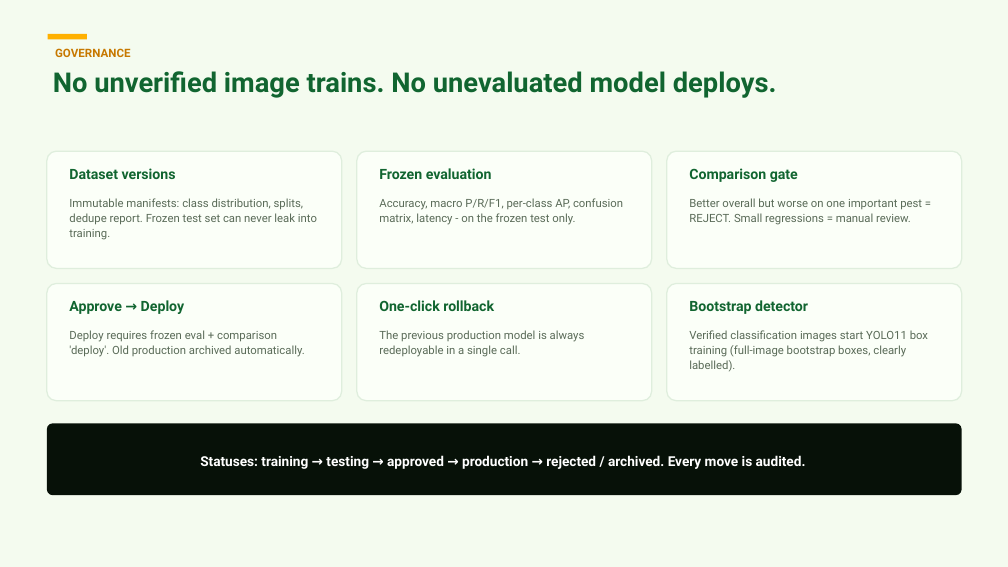
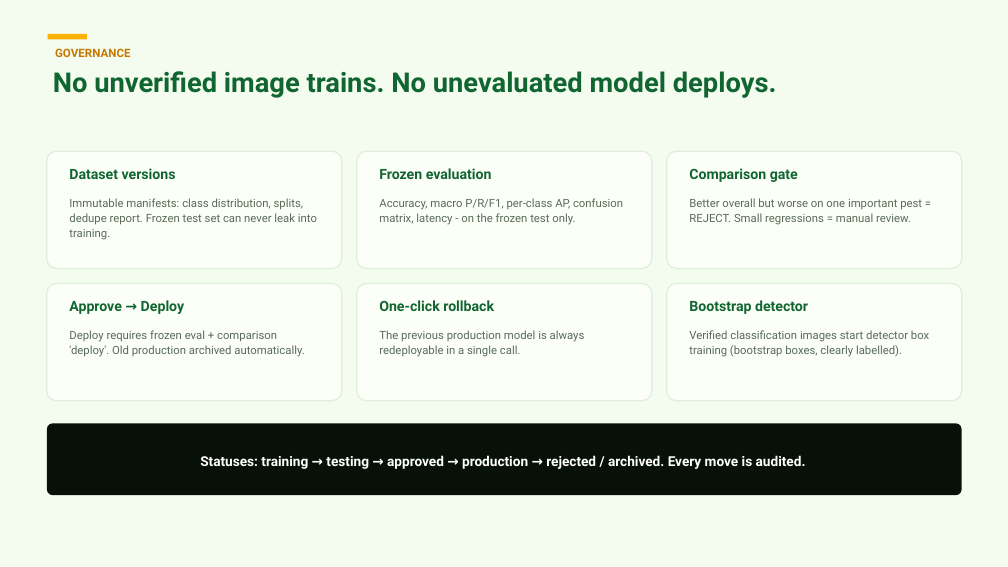
Before and after one commit to jagthapsaurabh/citrisurksha_ai, a slide deck: slide 24 of docs/pitch/CitriSuraksha_AI_Board_Pitch.pptx. Drawn at 1008x567 pixels with LibreOffice and Linux fonts; fonts in the diff are those of the drawing. Boxes give left, top, right and bottom in pixels: in the first picture for what was removed or moved away, otherwise in the second. Text is boxed around its words. In the diff, an @@ line names an element or a change of style, - is before the commit and + after.

Commit message:
Pilot pack + first drive run: scrubbed board deck (no model/API framing), neutral Train-AI screenshot, KVK deck + onboarding sheet + trilingual field cards, open-drive fetch/ingest/training scripts, honest experimental run report (dataset-drive-v1, CNN + bootstrap YOLO)

```diff
--- a/docs/pitch/CitriSuraksha_AI_Board_Pitch.pptx
+++ b/docs/pitch/CitriSuraksha_AI_Board_Pitch.pptx
@@ text at bbox=[689, 330, 929, 357]: text changed @@
-Verified classification images start YOLO11 box training (full-image bootstrap boxes, clearly labelled).
+Verified classification images start detector box training (bootstrap boxes, clearly labelled).
```
Also in this commit, not shown: 8 other slides changed, 41 other files.
